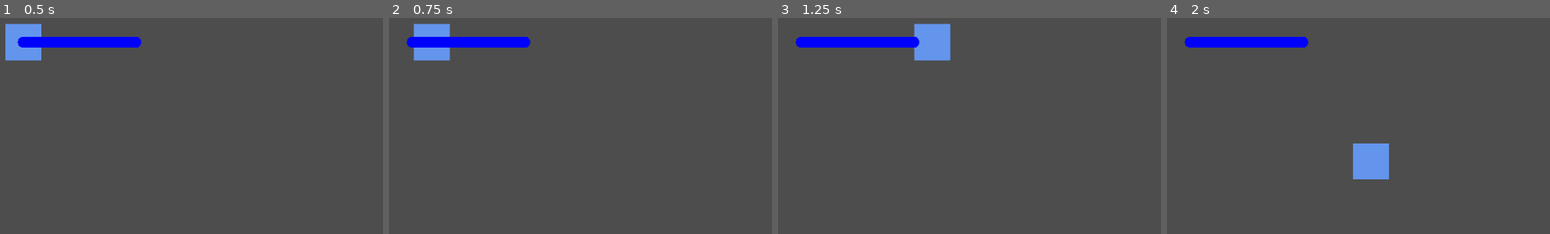
Above: before the commit, frames 1-4 (left to right).
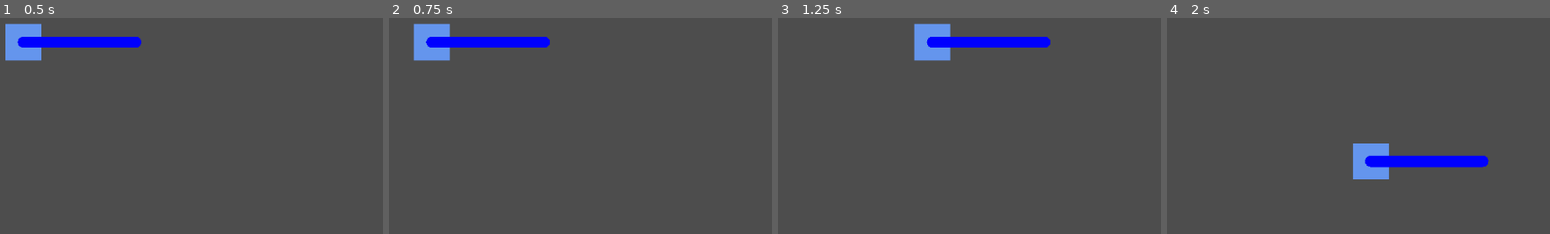
Above: after the commit, the same moments.

Repository: jonjud/Static-Line
Game: Godot game, scene res://scenes/main.tscn
Two runs of this game, one before a commit and one after it. Both use one fixed random seed, a clock stepped at 60 frames per second and the inputs below.
Inputs:
- Up to frame 1 (0.5 s): no input
- Up to frame 2 (0.75 s): tap Enter at 0.5 s; hold D (move_right) from 0.53 s (still down)
- Up to frame 3 (1.25 s): keep holding D (move_right)
- Up to frame 4 (2 s): release D (move_right) at 1.28 s; hold S (move_down) from 1.28 s (still down)

Frame 1 is identical in both runs. In frame 2, 0.5% of the frame differs, in the area x 4-43%, y 8-14%; in frame 3, 3.2%; in frame 4, 3.4%, in the area x 4-85%, y 8-70%.

Commit message:
Fix the cable script dependency

Diff:
--- a/scripts/drone.gd
+++ b/scripts/drone.gd
@@ -2,9 +2,14 @@
 
 @export var speed : float = 200.0
 @export var accel : float = 800.0
-
+@export var length : float = 100.0
+var cable : Line2D
 func _ready() -> void:
 	add_to_group("player")
+	cable = Cable.new().create_line()
+	cable.add_point(Vector2.ZERO)
+	cable.add_point(Vector2(length,0))
+	add_child(cable)
 
 func handle_movement(delta: float) -> void:
 	#get_vector = already normalized()
--- a/systems/cable.gd
+++ b/systems/cable.gd
@@ -1,21 +1,16 @@
 extends Node2D
+class_name Cable
 
-@export var length : float = 100.0
 var target : Node2D
 
 func _ready() -> void:
 	target = get_tree().get_first_node_in_group("player")
 
-	if target :
-		create_line(target)
 
-
-func create_line(trgt : Node2D) -> void:
+func create_line() -> Line2D:
 	var line : Line2D = Line2D.new()
 	line.joint_mode = Line2D.LINE_JOINT_ROUND
 	line.begin_cap_mode = Line2D.LINE_CAP_ROUND
 	line.end_cap_mode = Line2D.LINE_CAP_ROUND
 	line.default_color = Color.BLUE
-	line.add_point(trgt.global_position)
-	line.add_point(trgt.global_position + Vector2(length,0))
-	add_child(line)
+	return line
